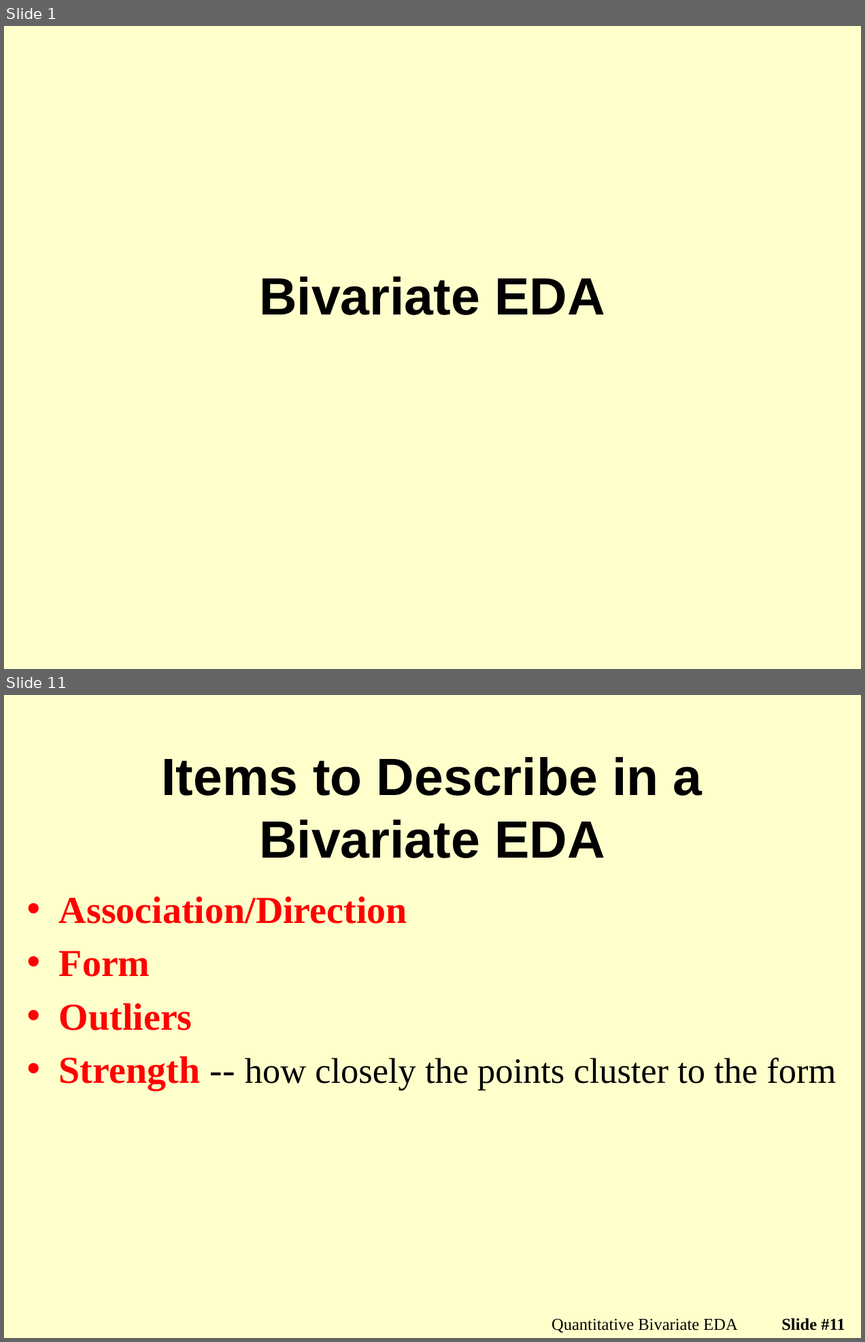
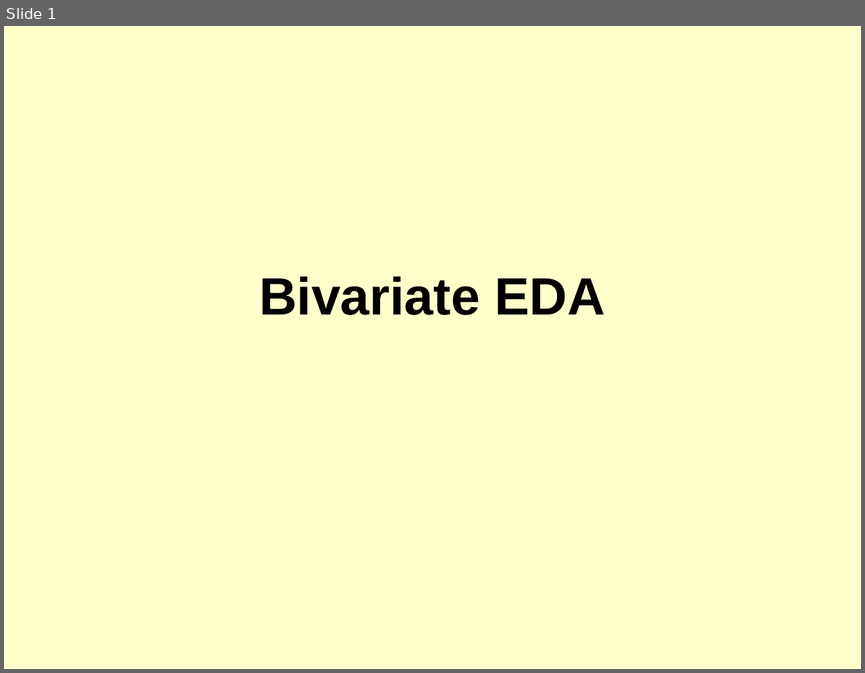
Before and after one commit to droglenc/NCMTH107, a slide deck: modules/BivEDA_Categorical/PPT_old.pptx. Shown one above the other, each under a label of ours: slides 1 and 11 before the commit, slide 1 after it; the slides between them are not shown. The pictures are 865x1342 and 865x673 pixels, drawn with LibreOffice and Linux fonts; fonts in the diff are those of the drawing; background and template pictures are left out. Boxes give left, top, right and bottom in pixels: in the first picture for what was removed or moved away, otherwise in the second. Text is boxed around its words. In the diff, an @@ line names an element or a change of style, - is before the commit and + after.

Commit message:
Work on Bivariate EDA module

```diff
--- a/modules/BivEDA_Categorical/PPT_old.pptx
+++ b/modules/BivEDA_Categorical/PPT_old.pptx
@@ slide 11 removed at (x1=4, y1=695, x2=861, y2=1338), background picture (left out) @@
@@ title removed at (x1=162, y1=757, x2=702, y2=858) @@
-Items to Describe in a Bivariate EDA
@@ text removed at (x1=59, y1=896, x2=836, y2=1090) @@
-• Association/Direction
-• Form
-• Outliers
-• Strength -- how closely the points cluster to the form
@@ text removed at (x1=551, y1=1318, x2=737, y2=1332) @@
-Quantitative Bivariate EDA
@@ page number removed at (x1=781, y1=1318, x2=844, y2=1330) @@
-Slide #11
```
Also in this commit, not shown: 26 other slides removed, 4 other files.
